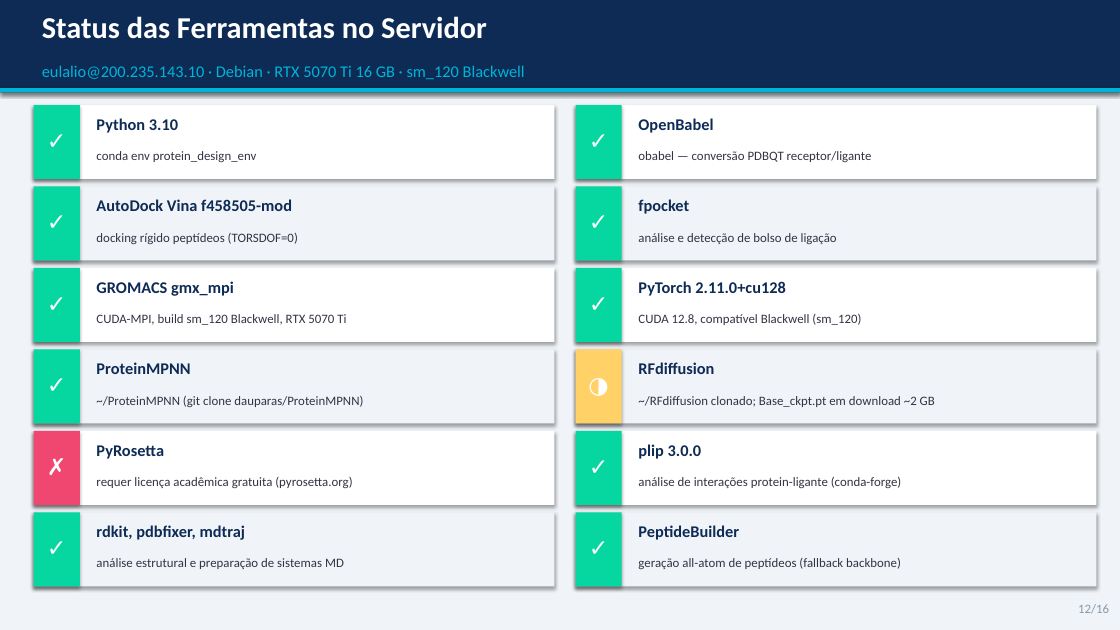
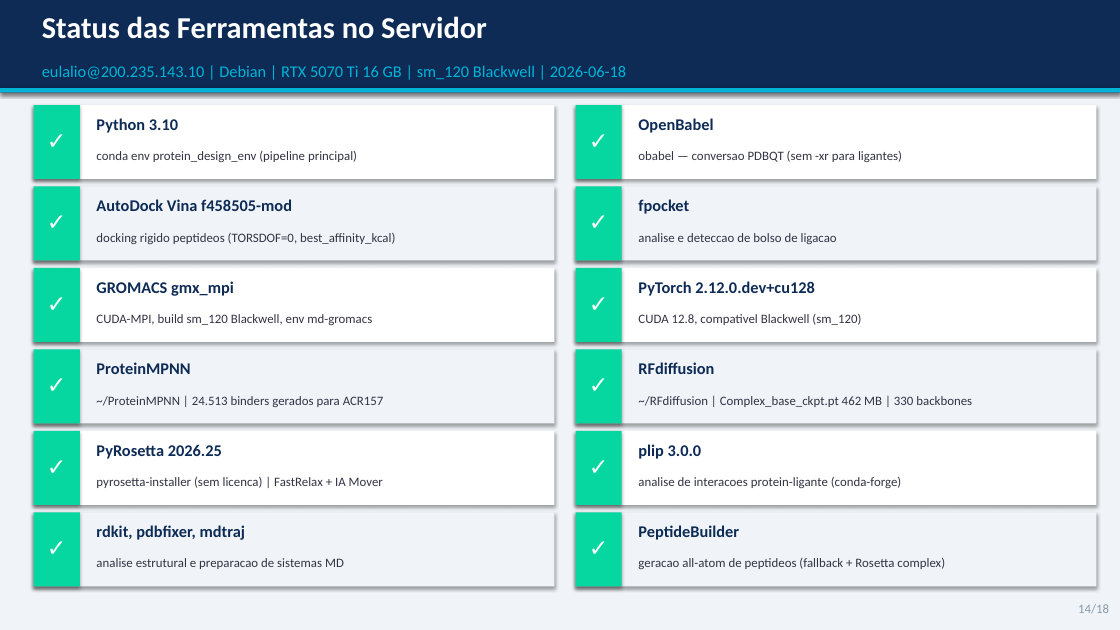
Before and after one commit to eulaliobqi/design-inibidores, a slide deck: slide 14 of apresentacao_design_inibidores.pptx (slide 12 before the commit). Drawn at 1120x630 pixels with LibreOffice and Linux fonts; fonts in the diff are those of the drawing. Boxes give left, top, right and bottom in pixels: in the first picture for what was removed or moved away, otherwise in the second. Text is boxed around its words. In the diff, an @@ line names an element or a change of style, - is before the commit and + after.

```diff
--- a/apresentacao_design_inibidores.pptx
+++ b/apresentacao_design_inibidores.pptx
@@ text at (x1=42, y1=65, x2=626, y2=79): text changed @@
-eulalio@200.235.143.10 · Debian · RTX 5070 Ti 16 GB · sm_120 Blackwell
+eulalio@200.235.143.10 | Debian | RTX 5070 Ti 16 GB | sm_120 Blackwell | 2026-06-18
@@ text at (x1=96, y1=151, x2=357, y2=162): text changed @@
-conda env protein_design_env
+conda env protein_design_env (pipeline principal)
@@ text at (x1=638, y1=151, x2=902, y2=162): text changed @@
-obabel — conversão PDBQT receptor/ligante
+obabel — conversao PDBQT (sem -xr para ligantes)
@@ text at (x1=96, y1=233, x2=395, y2=244): text changed @@
-docking rígido peptídeos (TORSDOF=0)
+docking rigido peptideos (TORSDOF=0, best_affinity_kcal)
@@ text at (x1=638, y1=233, x2=837, y2=244): text changed @@
-análise e detecção de bolso de ligação
+analise e deteccao de bolso de ligacao
@@ text at (x1=638, y1=281, x2=815, y2=296): text changed @@
-PyTorch 2.11.0+cu128
+PyTorch 2.12.0.dev+cu128
@@ text at (x1=96, y1=314, x2=372, y2=325): text changed @@
-CUDA-MPI, build sm_120 Blackwell, RTX 5070 Ti
+CUDA-MPI, build sm_120 Blackwell, env md-gromacs
@@ rectangle at (x1=576, y1=350, x2=622, y2=423): fill #FFD166 to #06D6A0 @@
@@ text at (x1=576, y1=366, x2=622, y2=404): text changed @@
-◑
+✓
@@ text at (x1=96, y1=396, x2=384, y2=407): text changed @@
-~/ProteinMPNN (git clone dauparas/ProteinMPNN)
+~/ProteinMPNN | 24.513 binders gerados para ACR157
@@ text at (x1=638, y1=396, x2=972, y2=407): text changed @@
-~/RFdiffusion clonado; Base_ckpt.pt em download ~2 GB
+~/RFdiffusion | Complex_base_ckpt.pt 462 MB | 330 backbones
@@ text at (x1=34, y1=448, x2=80, y2=486): text changed @@
-✗
+✓
@@ rectangle at (x1=34, y1=431, x2=80, y2=505): fill #EF476F to #06D6A0 @@
@@ text at (x1=96, y1=445, x2=222, y2=459): text changed @@
-PyRosetta
+PyRosetta 2026.25
@@ text at (x1=96, y1=477, x2=383, y2=488): text changed @@
-requer licença acadêmica gratuita (pyrosetta.org)
+pyrosetta-installer (sem licenca) | FastRelax + IA Mover
@@ text at (x1=638, y1=477, x2=902, y2=488): text changed @@
-análise de interações protein-ligante (conda-forge)
+analise de interacoes protein-ligante (conda-forge)
@@ text at (x1=96, y1=558, x2=344, y2=569): text changed @@
-análise estrutural e preparação de sistemas MD
+analise estrutural e preparacao de sistemas MD
@@ text at (x1=638, y1=558, x2=945, y2=569): text changed @@
-geração all-atom de peptídeos (fallback backbone)
+geracao all-atom de peptideos (fallback + Rosetta complex)
@@ text at (x1=1078, y1=604, x2=1109, y2=614): text changed @@
-12/16
+14/18
```
Also in this commit, not shown: 8 other slides changed, 9 slides added, 7 slides removed, 47 other files.
